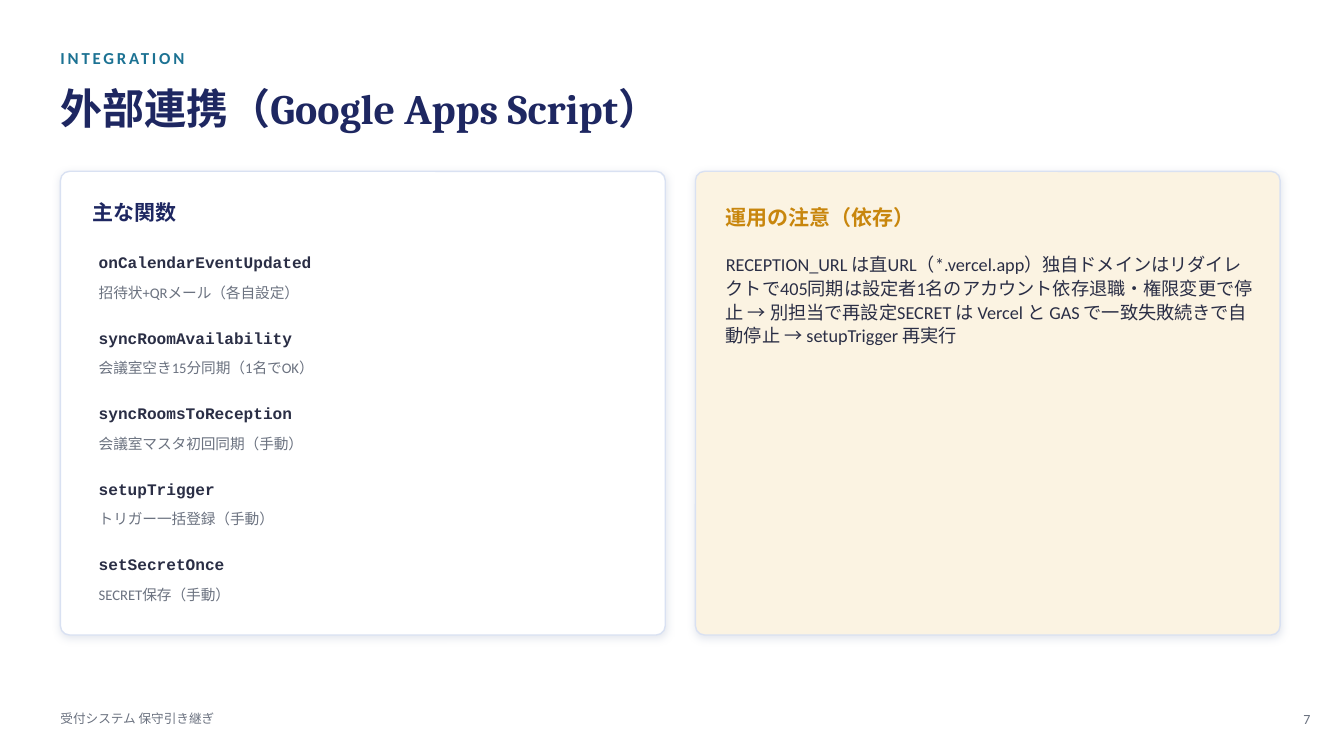
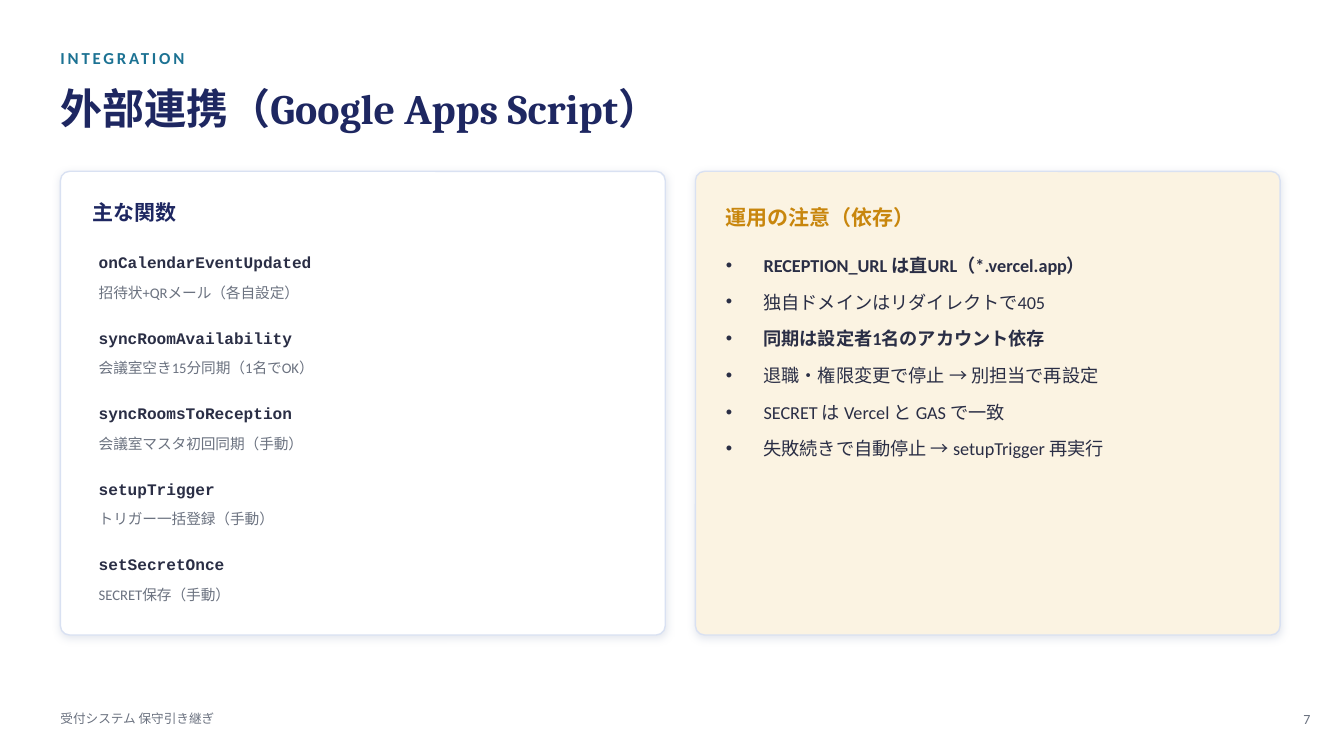
Before and after one commit to viva-eureka/reception-system, a slide deck: slide 7 of docs/受付システム_保守引き継ぎ.pptx. Drawn at 1344x756 pixels with LibreOffice and Linux fonts; fonts in the diff are those of the drawing. Boxes give left, top, right and bottom in pixels: in the first picture for what was removed or moved away, otherwise in the second. Text is boxed around its words. In the diff, an @@ line names an element or a change of style, - is before the commit and + after.

```diff
--- a/docs/受付システム_保守引き継ぎ.pptx
+++ b/docs/受付システム_保守引き継ぎ.pptx
@@ text at [764,256,1103,458]: text changed @@
-RECEPTION_URL は直URL（*.vercel.app）独自ドメインはリダイレクトで405同期は設定者1名のアカウント依存退職・権限変更で停止 → 別担当で再設定SECRET は Vercel と GAS で一致失敗続きで自動停止 → setupTrigger 再実行
+• RECEPTION_URL は直URL（*.vercel.app）
+• 独自ドメインはリダイレクトで405
+• 同期は設定者1名のアカウント依存
+• 退職・権限変更で停止 → 別担当で再設定
+• SECRET は Vercel と GAS で一致
+• 失敗続きで自動停止 → setupTrigger 再実行
```
Also in this commit, not shown: 6 other slides changed.
